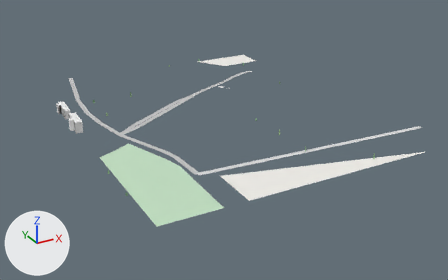
A saved change to the glTF model white-model-six-districts/chunks/137_105_high.glb.
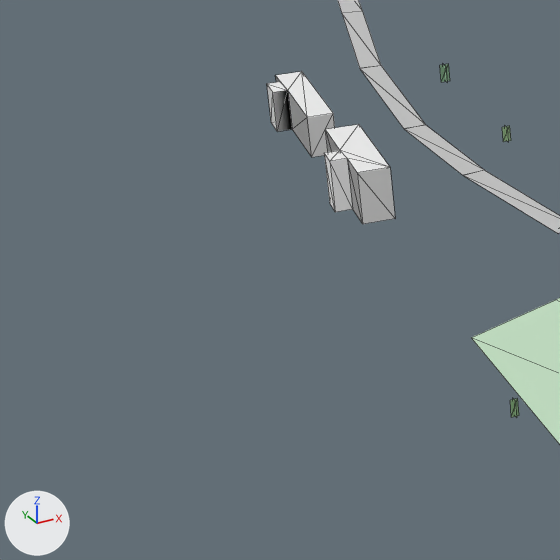
The first picture shows the older version from a 50 mm lens placed at (8398.0, -2504.0, 330.0), pointed at (8798.0, -1778.0, -33.0). The close-ups show the older and then the newer version on the part from 0% to 26% of the width and 31% to 73% of the height of that picture. Only the edits that show in the close-ups are written down. The axes (+X, +Y, +Z) are drawn at lower left. The lights are the same throughout. The close-ups show mesh edges as thin lines. Vertices at exactly the same position are counted once.

Script lines for the objects in view, before the commit:
```python
me_mesh_0 = bpy.data.meshes.new('Mesh_0')
me_mesh_0.from_pydata(...)  # 262 vertices, 160 faces; spans x 8593.0..9023.0, y -2000.0..-1484.0, z -2.0..15.0
me_mesh_0.materials.append(mat_material_0)
ob_mesh_0 = bpy.data.objects.new('Mesh_0', me_mesh_0)
ob_mesh_0.location = (0.0, 0.0, 0.0)
```
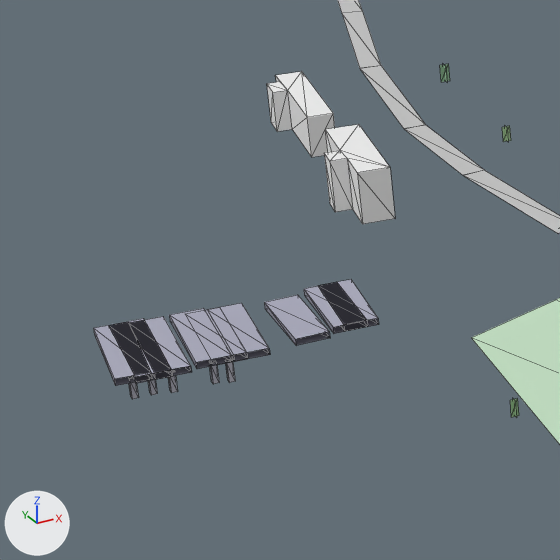
Location of each change, [x1, y1, x2, y2] in pixels of the close-ups (560 x 560 px):
'Mesh_0', reshaped: before [267, 0, 560, 444]; after [93, 0, 560, 444]
part 1 of me_mesh_0, added: after [93, 279, 379, 399]

What the commit changed:
me_mesh_0 is used by ob_mesh_0; location (0.0, 0.0, 0.0).
me_mesh_0 had 262 vertices, 160 faces and spanned x 8593.0..9023.0, y -2000.0..-1484.0, z -2.0..15.0.
me_mesh_0 now has 614 vertices, 564 faces and spans x 8510.0..9023.0, y -2000.0..-1481.0, z -2.0..15.0.
me_mesh_0 part 1: 120 vertices added at x 8510.0..8579.0, y -1813.0..-1778.0, z -1.0..7.0.
Other edits to the shape of me_mesh_0 do not show in these pictures.
